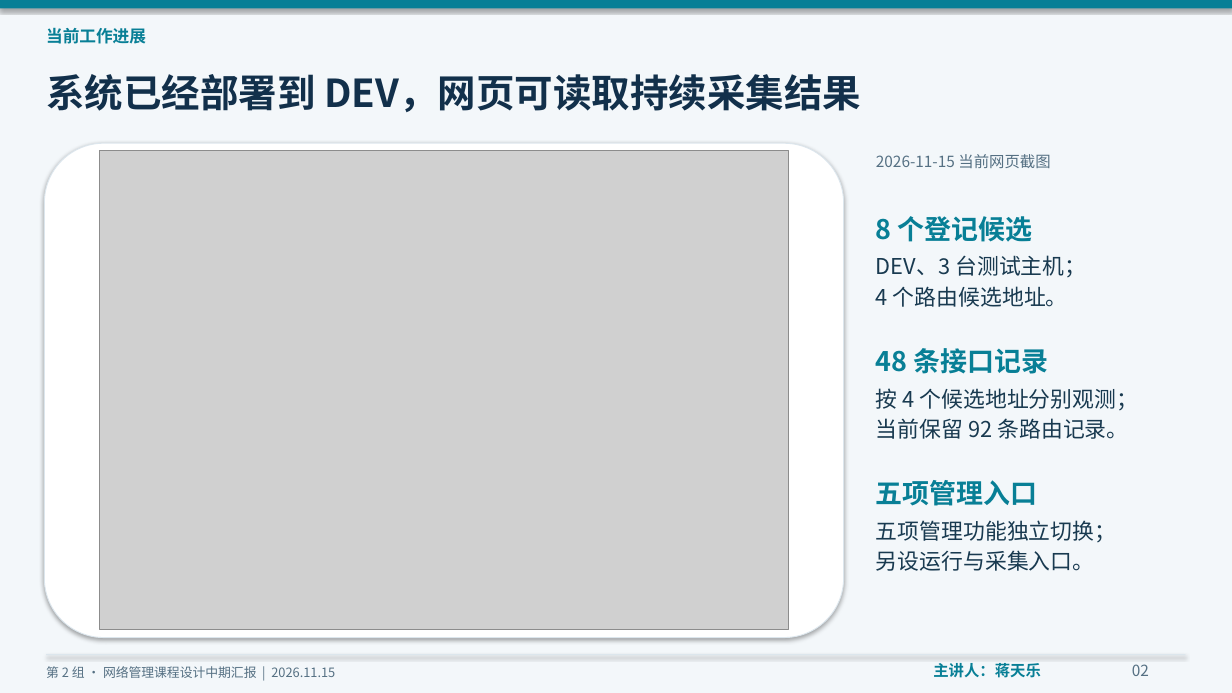
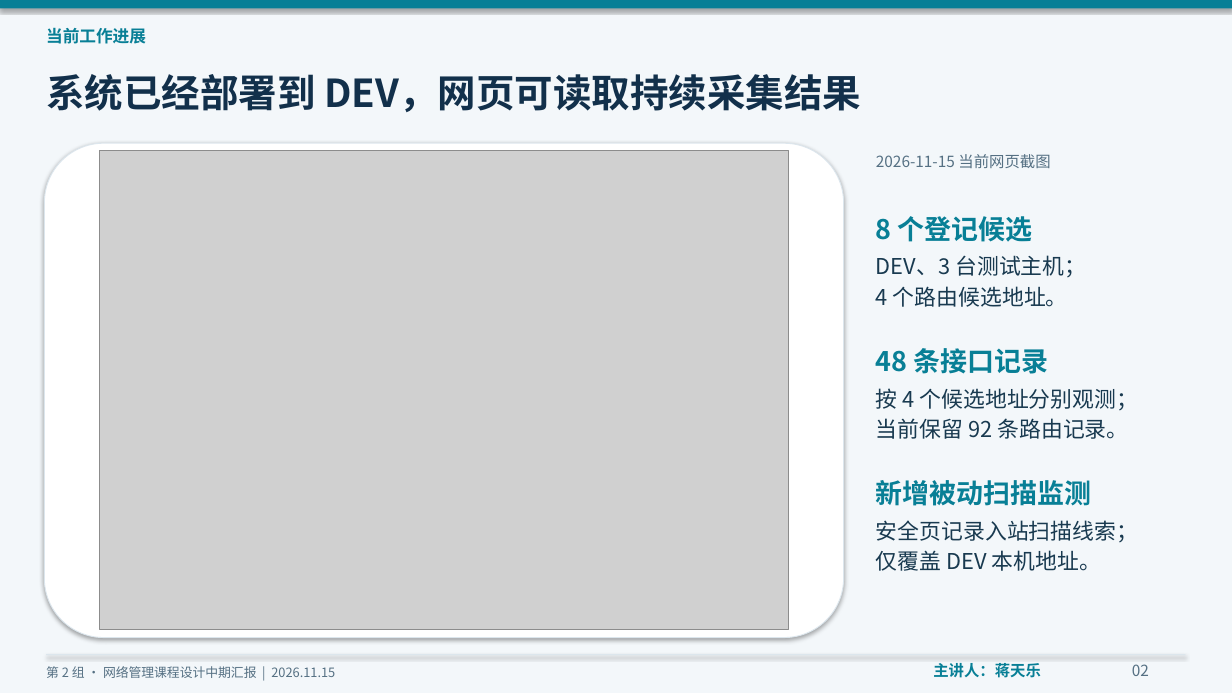
Before and after one commit to moonshadow-2005/Computer-Network-Management, a slide deck: slide 2 of 中期汇报/第2组_网络管理系统_中期汇报.pptx. Drawn at 1232x693 pixels with LibreOffice and Linux fonts; fonts in the diff are those of the drawing; grey boxes stand for pictures. Boxes give left, top, right and bottom in pixels: in the first picture for what was removed or moved away, otherwise in the second. Text is boxed around its words. In the diff, an @@ line names an element or a change of style, - is before the commit and + after.

```diff
--- a/中期汇报/第2组_网络管理系统_中期汇报.pptx
+++ b/中期汇报/第2组_网络管理系统_中期汇报.pptx
@@ text at [876,480,1092,506]: text changed @@
-五项管理入口
+新增被动扫描监测
@@ text at [876,520,1138,571]: text changed @@
-五项管理功能独立切换；
-另设运行与采集入口。
+安全页记录入站扫描线索；
+仅覆盖 DEV 本机地址。
```
Also in this commit, not shown: 8 other slides changed, 49 other files.
